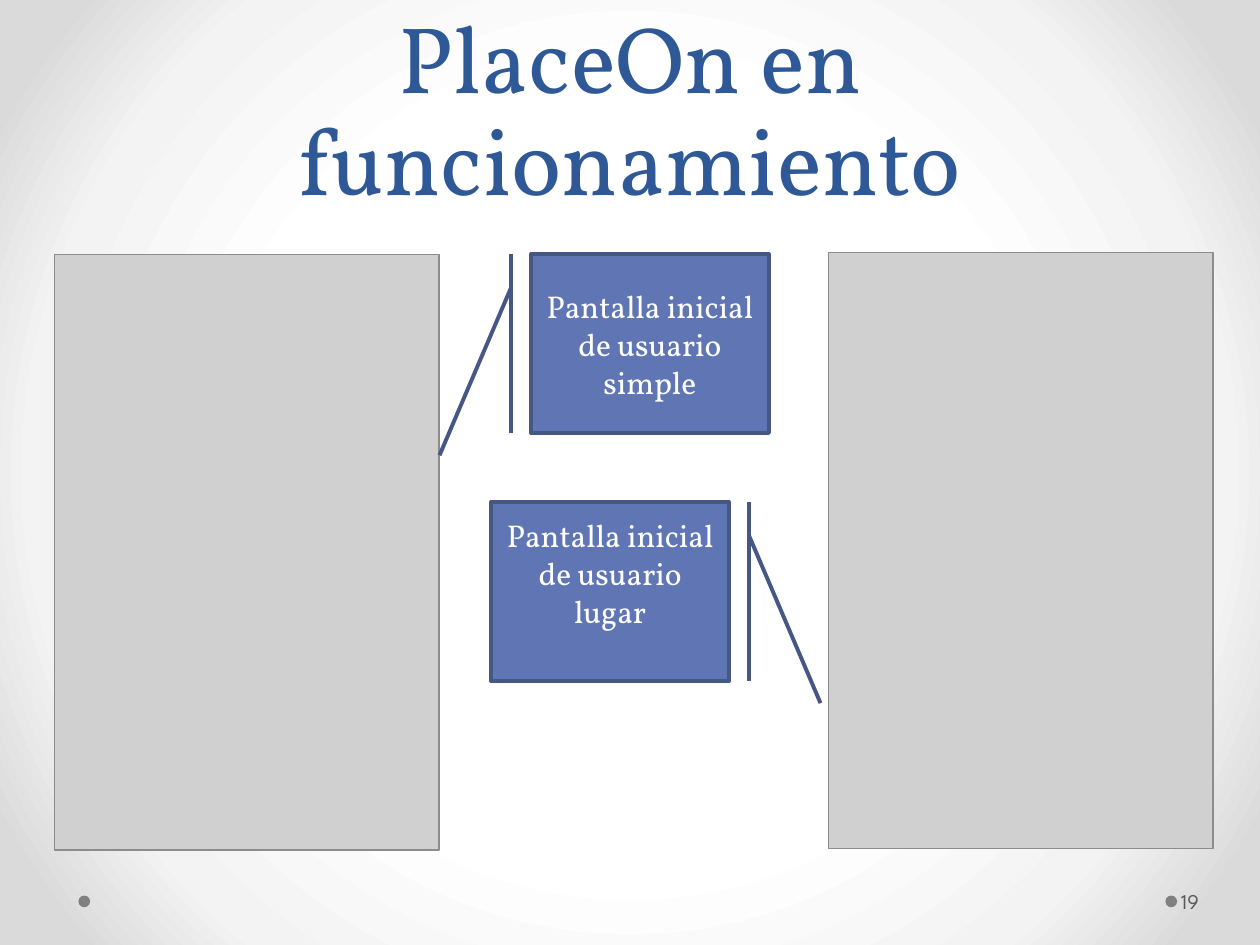
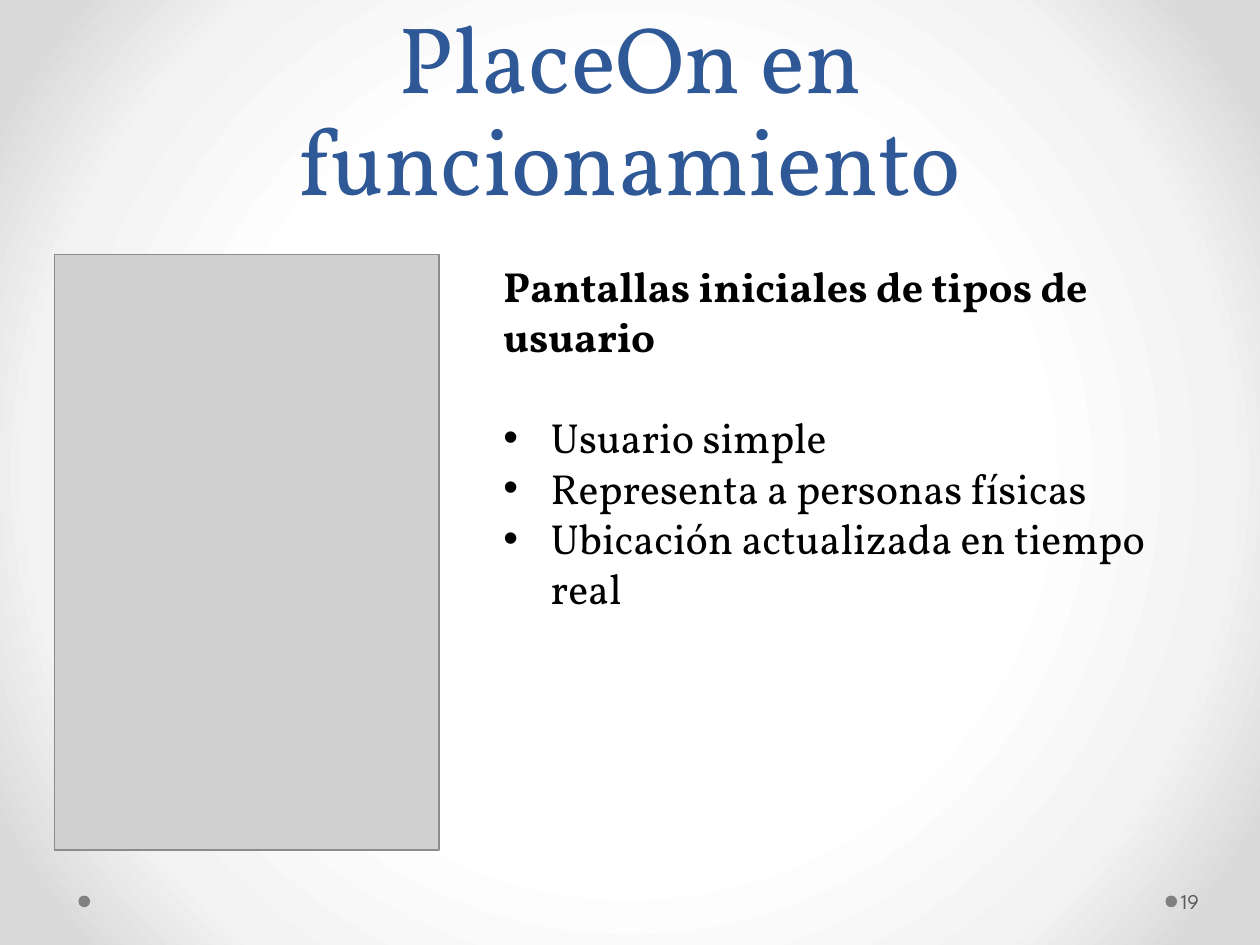
Before and after one commit to ygd182/placeon, a slide deck: slide 19 of Informes/PlaceOn.pptx. Drawn at 1260x945 pixels with LibreOffice and Linux fonts; fonts in the diff are those of the drawing; grey boxes stand for pictures. Boxes give left, top, right and bottom in pixels: in the first picture for what was removed or moved away, otherwise in the second. Text is boxed around its words. In the diff, an @@ line names an element or a change of style, - is before the commit and + after.

```diff
--- a/Informes/PlaceOn.pptx
+++ b/Informes/PlaceOn.pptx
@@ accent border callout removed at (530, 255, 769, 433) @@
-Pantalla inicial de usuario simple
@@ picture removed at (828, 252, 1212, 848) @@
@@ text added at (503, 272, 1145, 605), 24 pt, text #000000 @@
+Pantallas iniciales de tipos de usuario
+• Usuario simple
+• Representa a personas físicas
+• Ubicación actualizada en tiempo real
@@ accent border callout removed at (491, 503, 730, 682) @@
-Pantalla inicial de usuario lugar
```
Also in this commit, not shown: 8 other slides changed, 7 slides added.
